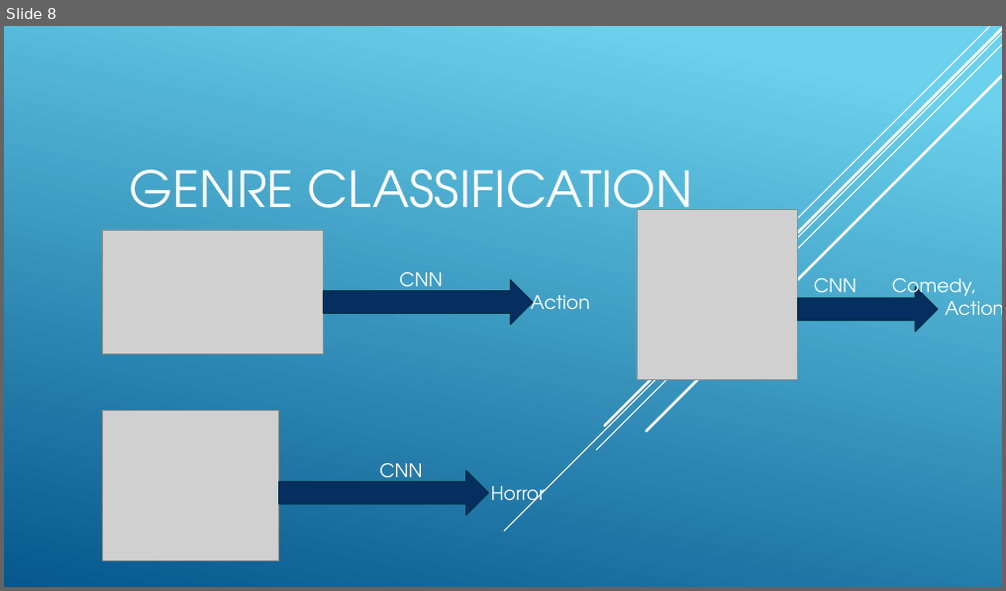
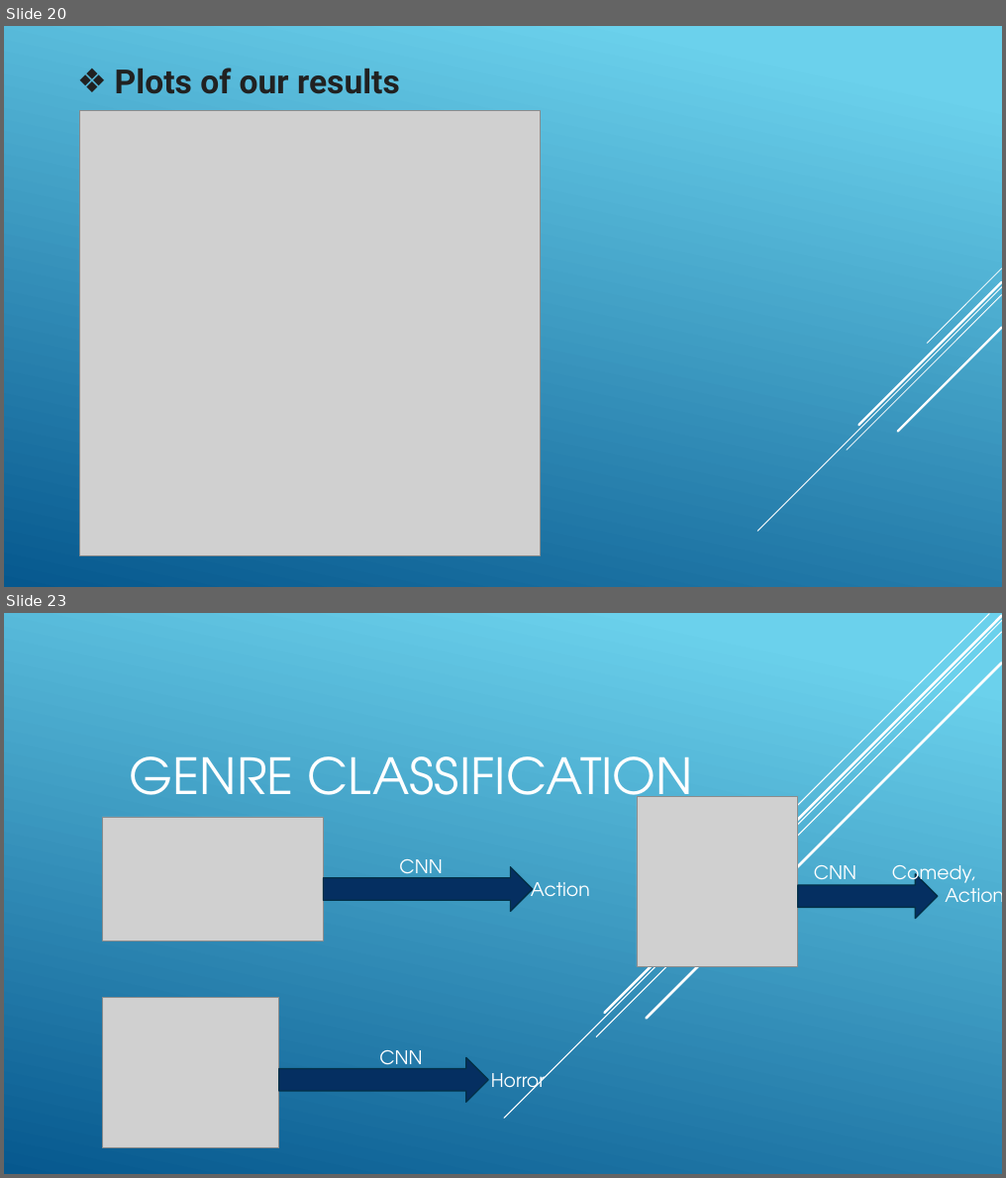
Before and after one commit to jordantangy/MoviePosterClassification-CNN, a slide deck: Slide Show.pptx. Shown one above the other, each under a label of ours: slide 8 before the commit, slides 20 and 23 after it; the slides between them are not shown. The pictures are 1006x591 and 1006x1178 pixels, drawn with LibreOffice and Linux fonts; fonts in the diff are those of the drawing; grey boxes stand for pictures. Boxes give left, top, right and bottom in pixels: in the first picture for what was removed or moved away, otherwise in the second. Text is boxed around its words. In the diff, an @@ line names an element or a change of style, - is before the commit and + after.

```diff
--- a/Slide Show.pptx
+++ b/Slide Show.pptx
@@ slide 20 added at (x1=4, y1=26, x2=1002, y2=587), background gradient #6ED2EB to #06588E @@
@@ text added at (x1=115, y1=68, x2=400, y2=94), 32 pt, text #212121, bold @@
+❖ Plots of our results
@@ picture added at (x1=79, y1=110, x2=540, y2=556) @@
@@ group added at (x1=757, y1=269, x2=1002, y2=531): 5 lines @@
@@ what was slide 8 is now slide 23 @@
```
Also in this commit, not shown: 1 slide changed, 14 other slides added, 4 other files.
